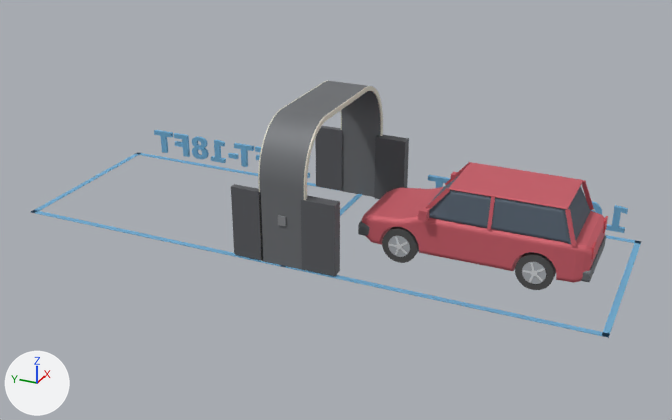
The glTF model public/colibri-xl-suv.glb: old version first, new version second.
Before and after are seen from a 50 mm lens placed at (-16.45, -1.34, 8.66), pointed at (-0.27, 5.94, 0.58). Every picture has the same lights, and +X, +Y and +Z are marked at lower left. The first picture is the older version. Where no turn or scale is listed for an object, it has been applied to the vertices.

Objects in the first picture: 'arch_shell', 'arch_trim_front', 'label_far_end', 'lane_left', 'lane_near_end', 'vehicle_body', 'vehicle_glass', 'vehicle_roof', 'wing_1', 'wing_2', 'wing_3', 'wing_4' and 20 more.
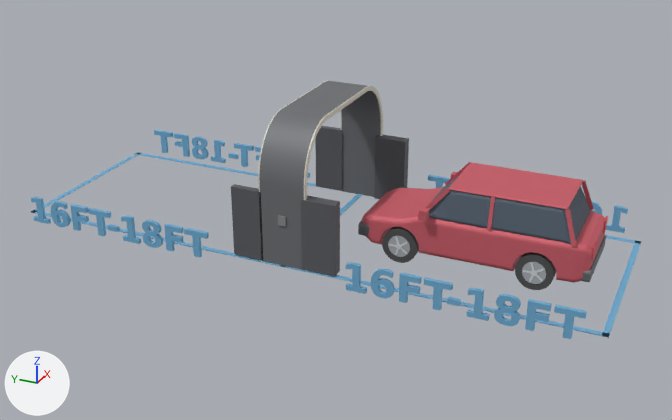
The newer file is also turned or shifted as a whole; pictures and numbers use the older file's frame.

What the commit changed:
Mesh me_label_far_end_other_side is new.
It has 350 vertices, 676 faces and spans x -2.37..-2.29, y 1.51..5.91, z 0.0..0.59.
It uses material mat_material_12 (blue #76b4db).
Mesh me_label_near_end_other_side is new.
It has 350 vertices, 676 faces and spans x -2.37..-2.29, y -5.91..-1.51, z 0.0..0.59.
It uses material mat_material_12 (blue #76b4db).
Object 'label_far_end_other_side' (ob_label_far_end_other_side) is new; it shows me_label_far_end_other_side.
Its location is (0.0, 6.3, 0.0).
Object 'label_near_end_other_side' (ob_label_near_end_other_side) is new; it shows me_label_near_end_other_side.
Its location is (0.0, 6.3, 0.0).

What differs and where, as boxes [x1, y1, x2, y2] in the pictures (672 x 420 px):
'label_near_end_other_side', added (blue): after [346, 262, 587, 339]
'label_far_end_other_side', added (blue): after [31, 197, 209, 257]
